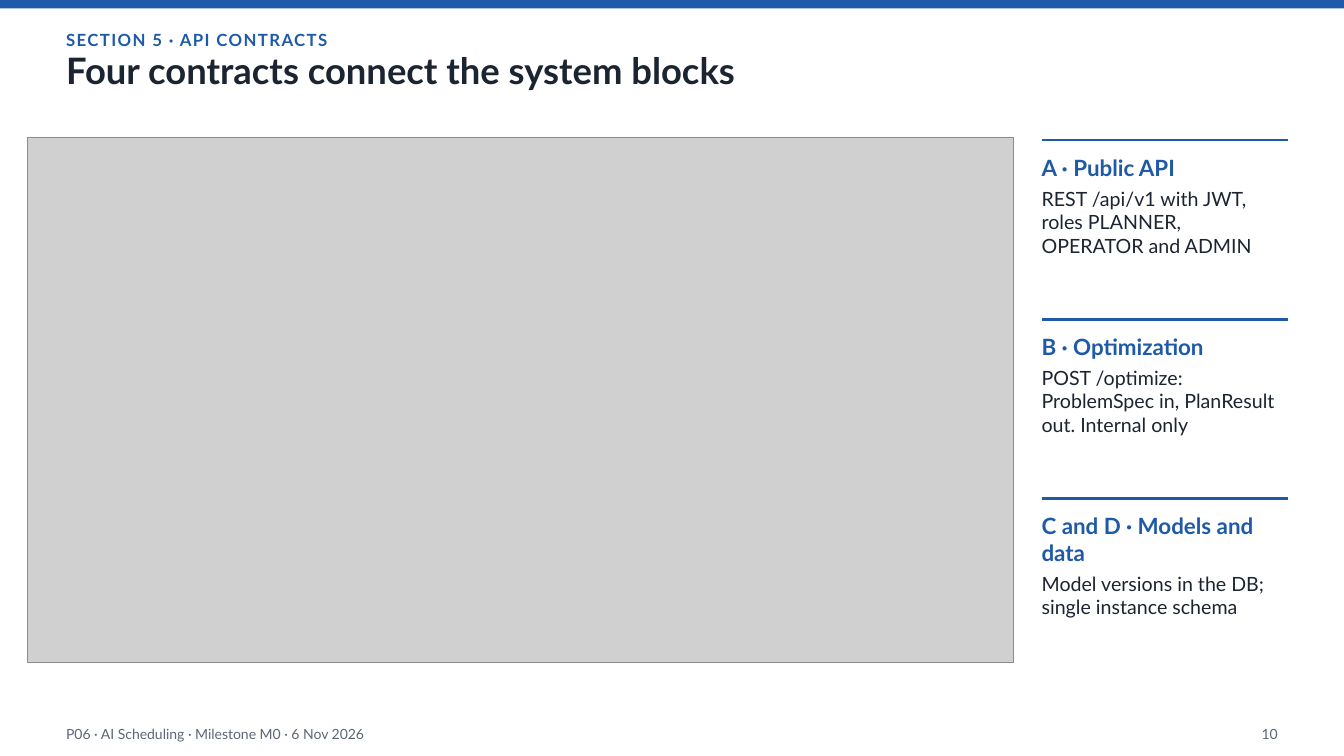
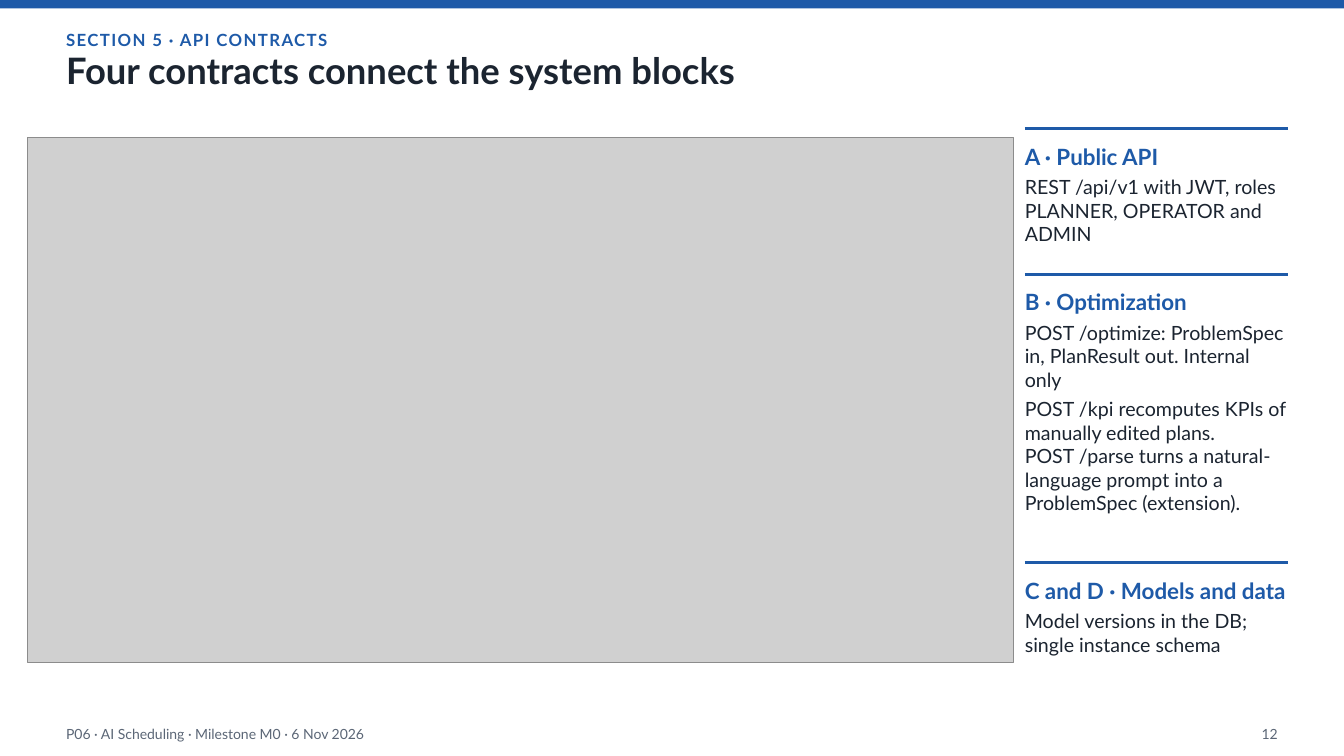
Before and after one commit to Pieruc/Scheduling, a slide deck: slide 12 of Presentazione/P06-6Nov-v1.pptx (slide 10 before the commit). Drawn at 1344x756 pixels with LibreOffice and Linux fonts; fonts in the diff are those of the drawing; grey boxes stand for pictures. Boxes give left, top, right and bottom in pixels: in the first picture for what was removed or moved away, otherwise in the second. Text is boxed around its words. In the diff, an @@ line names an element or a change of style, - is before the commit and + after.

```diff
--- a/Presentazione/P06-6Nov-v1.pptx
+++ b/Presentazione/P06-6Nov-v1.pptx
@@ text "A · Public API" rewrapped from [1042, 159, 1252, 253] to [1025, 148, 1276, 241] @@
@@ line moved from (1042, 140) - (1289, 140) to (1025, 129) - (1289, 129) @@
@@ text "B · Optimization": place and size @@
-text "B · Optimization" at [1042, 338, 1274, 436]
+text "B · Optimization" at [1025, 293, 1286, 514]
@@ line moved from (1042, 320) - (1289, 320) to (1025, 274) - (1289, 274) @@
@@ text at [1025, 401, 1286, 514]: paragraph added @@
+POST /kpi recomputes KPIs of manually edited plans. POST /parse turns a natural-language prompt into a ProblemSpec (extension).
@@ line moved from (1042, 498) - (1289, 498) to (1025, 563) - (1289, 563) @@
@@ text "C and D · Models ..." rewrapped from [1042, 517, 1264, 618] to [1025, 582, 1285, 656] @@
@@ page number at [1262, 729, 1278, 739]: text changed @@
-10
+12
```
Also in this commit, not shown: 3 other slides changed, 3 slides added, 1 slide removed, 1 other file.
